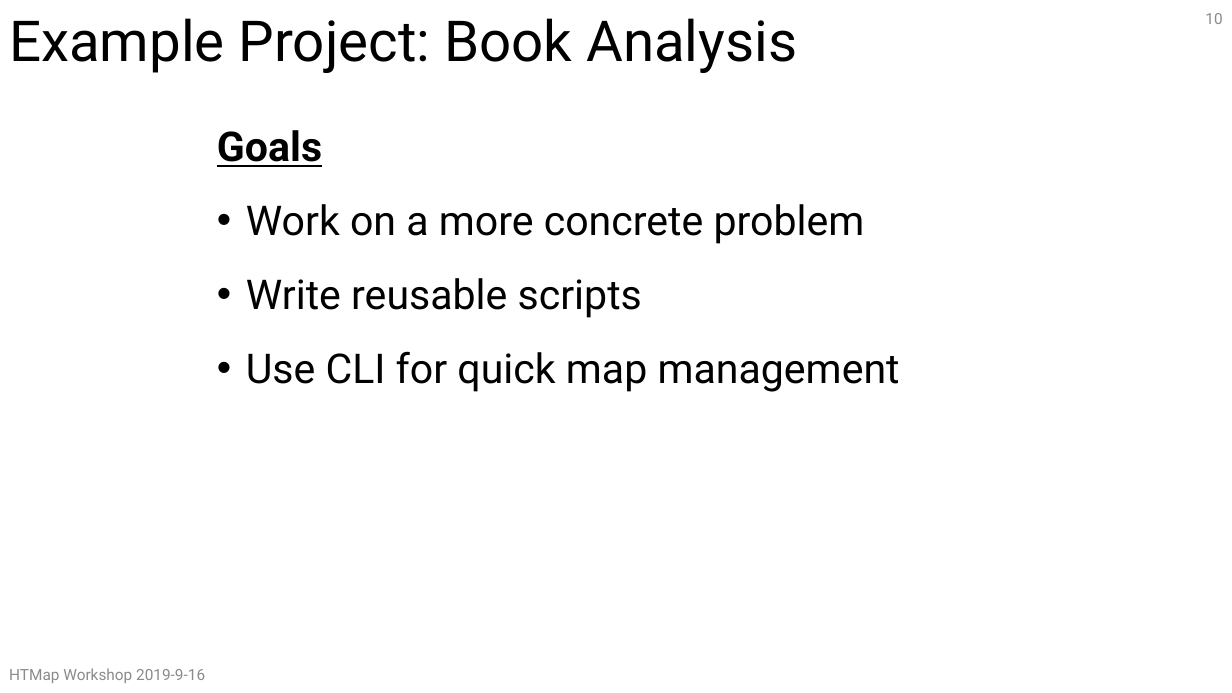
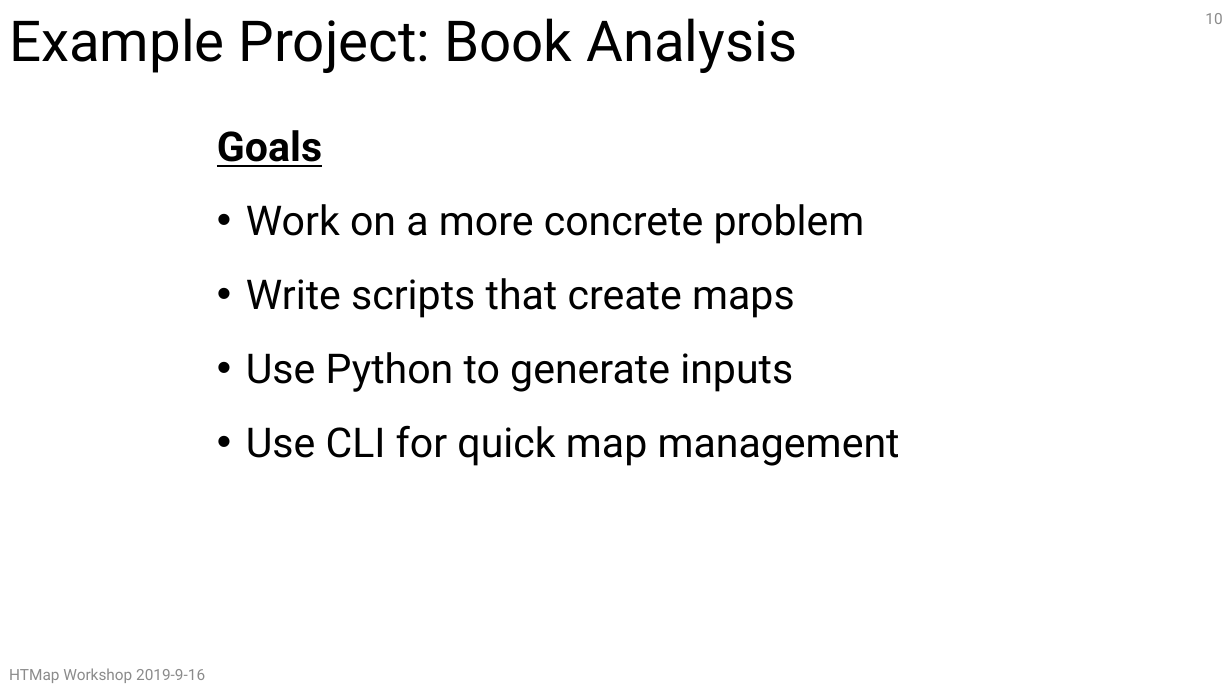
Before and after one commit to CHTC/htmap-workshop-materials, a slide deck: slide 10 of slides/HTMapWorkshop.pptx. Drawn at 1232x693 pixels with LibreOffice and Linux fonts; fonts in the diff are those of the drawing. Boxes give left, top, right and bottom in pixels: in the first picture for what was removed or moved away, otherwise in the second. Text is boxed around its words. In the diff, an @@ line names an element or a change of style, - is before the commit and + after.

Commit message:
tweak example goals slides

```diff
--- a/slides/HTMapWorkshop.pptx
+++ b/slides/HTMapWorkshop.pptx
@@ text at [246,278,795,392]: text changed @@
-• Write reusable scripts
+• Write scripts that create maps
+• Use Python to generate inputs
```
